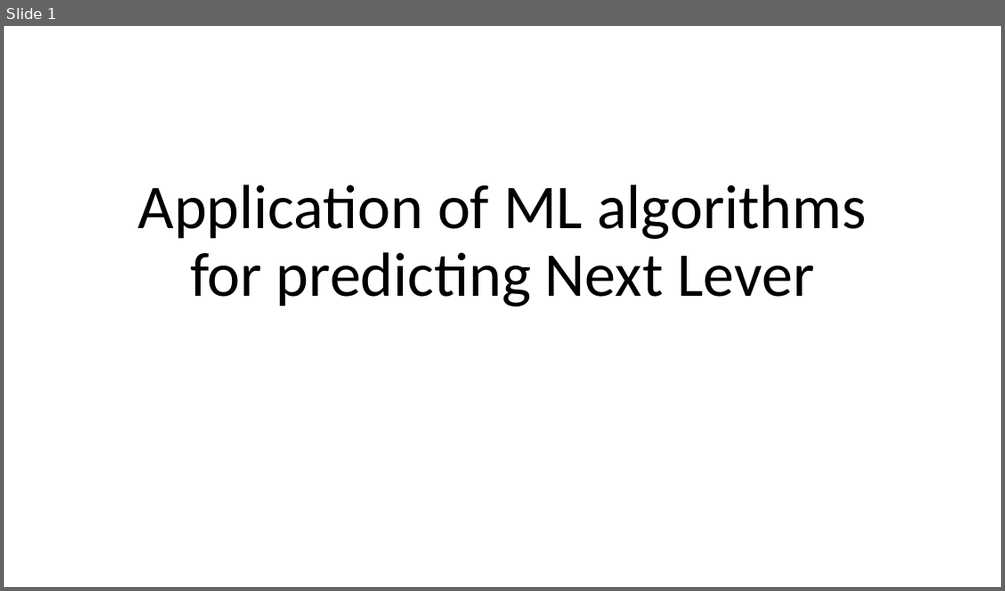
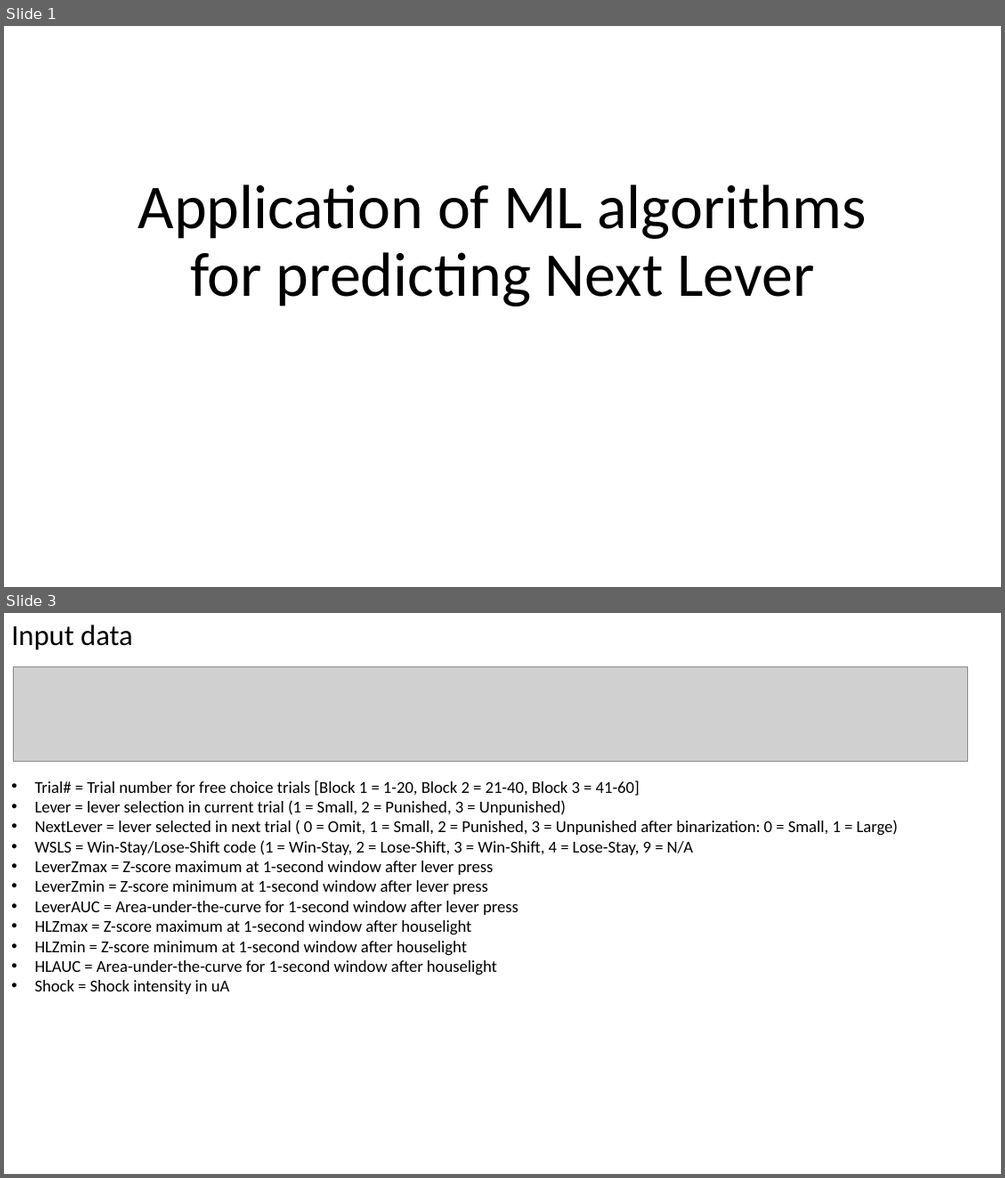
Before and after one commit to wonnpyon/ML-For-Beginners, a slide deck: PhotometryML.pptx. Shown one above the other, each under a label of ours: slide 1 before the commit, slides 1 and 3 after it; the slides between them are not shown. The pictures are 1005x591 and 1005x1178 pixels, drawn with LibreOffice and Linux fonts; fonts in the diff are those of the drawing; grey boxes stand for pictures. Boxes give left, top, right and bottom in pixels: in the first picture for what was removed or moved away, otherwise in the second. Text is boxed around its words. In the diff, an @@ line names an element or a change of style, - is before the commit and + after.

Commit message:
Prediction of lever pressed based on signal

```diff
--- a/PhotometryML.pptx
+++ b/PhotometryML.pptx
@@ slide 3 added at box(4, 613, 1001, 1174), background #FFFFFF @@
@@ text added at box(11, 625, 133, 650), 28 pt, text #000000 @@
+Input data
@@ picture added at box(13, 666, 968, 761) @@
@@ text added at box(35, 780, 898, 994), 16 pt, text #000000 @@
+• Trial# = Trial number for free choice trials [Block 1 = 1-20, Block 2 = 21-40, Block 3 = 41-60]
+• Lever = lever selection in current trial (1 = Small, 2 = Punished, 3 = Unpunished)
+• NextLever = lever selected in next trial ( 0 = Omit, 1 = Small, 2 = Punished, 3 = Unpunished after binarization: 0 = Small, 1 = Large)
+• WSLS = Win-Stay/Lose-Shift code (1 = Win-Stay, 2 = Lose-Shift, 3 = Win-Shift, 4 = Lose-Stay, 9 = N/A
+• LeverZmax = Z-score maximum at 1-second window after lever press
+• LeverZmin = Z-score minimum at 1-second window after lever press
+• LeverAUC = Area-under-the-curve for 1-second window after lever press
+• HLZmax = Z-score maximum at 1-second window after houselight
+• HLZmin = Z-score minimum at 1-second window after houselight
+• HLAUC = Area-under-the-curve for 1-second window after houselight
+• Shock = Shock intensity in uA
```
Also in this commit, not shown: 5 slides changed, 2 other slides added, 4 other files.
